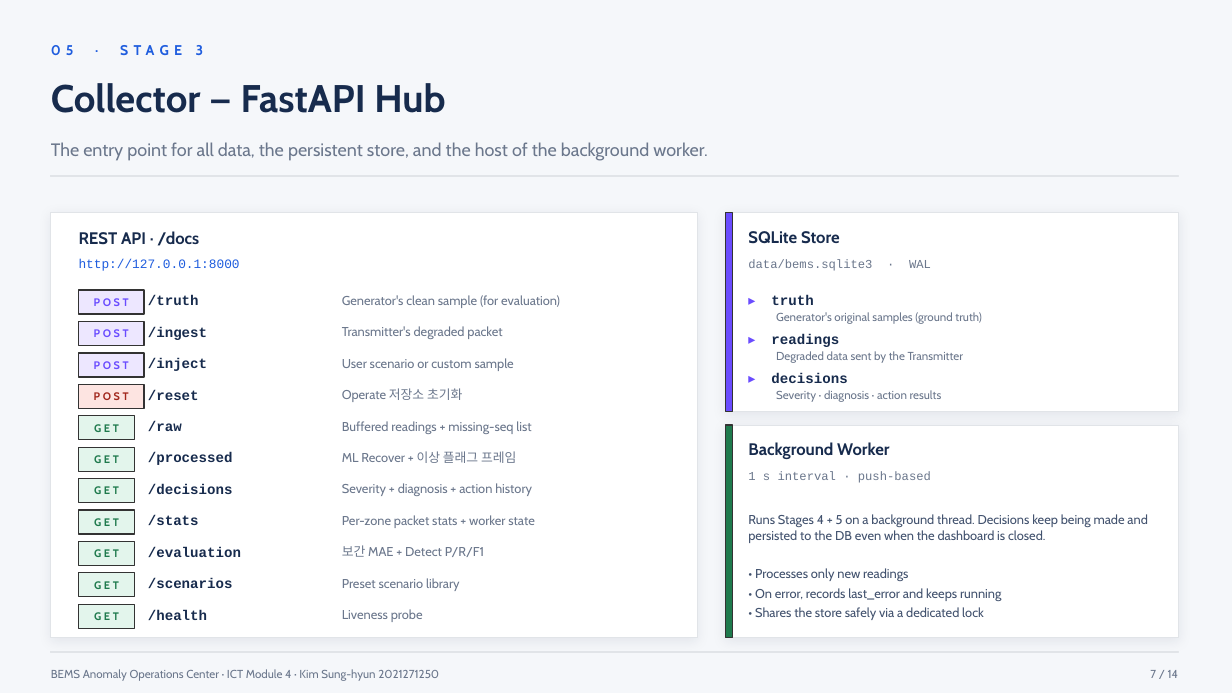
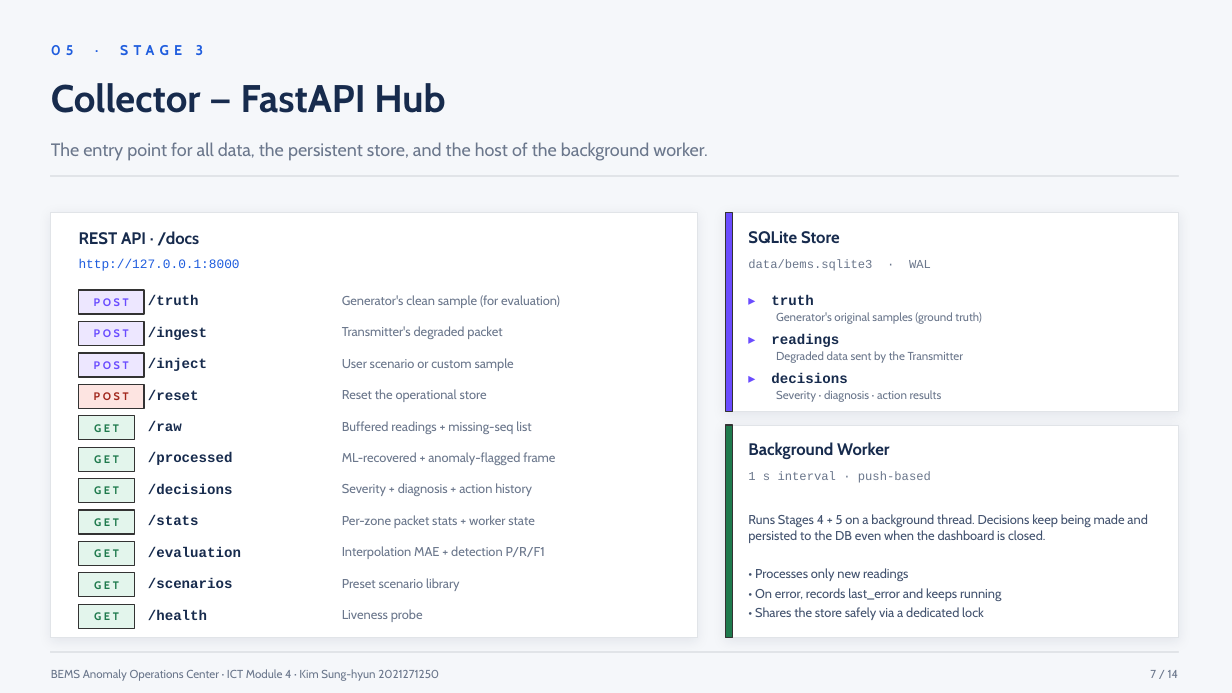
Before and after one commit to SungHyunC/BEMS-Anomaly-Operations-Center, a slide deck: slide 7 of BEMS_Presentation_EN.pptx. Drawn at 1232x693 pixels with LibreOffice and Linux fonts; fonts in the diff are those of the drawing. Boxes give left, top, right and bottom in pixels: in the first picture for what was removed or moved away, otherwise in the second. Text is boxed around its words. In the diff, an @@ line names an element or a change of style, - is before the commit and + after.

```diff
--- a/BEMS_Presentation_EN.pptx
+++ b/BEMS_Presentation_EN.pptx
@@ text at box(342, 389, 487, 402): text changed @@
-Operate 저장소 초기화
+Reset the operational store
@@ text at box(342, 452, 555, 465): text changed @@
-ML Recover + 이상 플래그 프레임
+ML-recovered + anomaly-flagged frame
@@ text at box(342, 546, 545, 559): text changed @@
-보간 MAE + Detect P/R/F1
+Interpolation MAE + detection P/R/F1
```
Also in this commit, not shown: 6 other slides changed, 1 other file.
